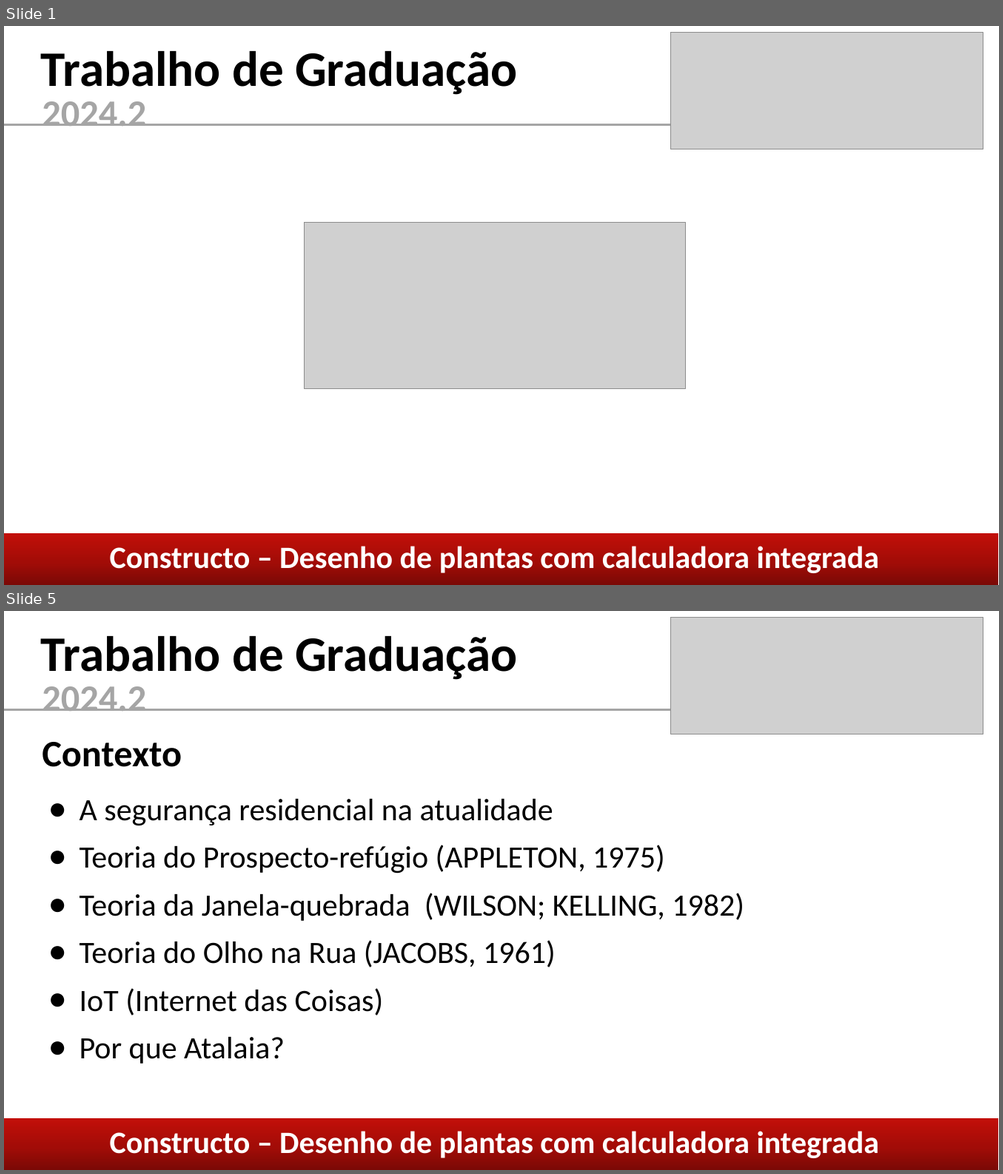
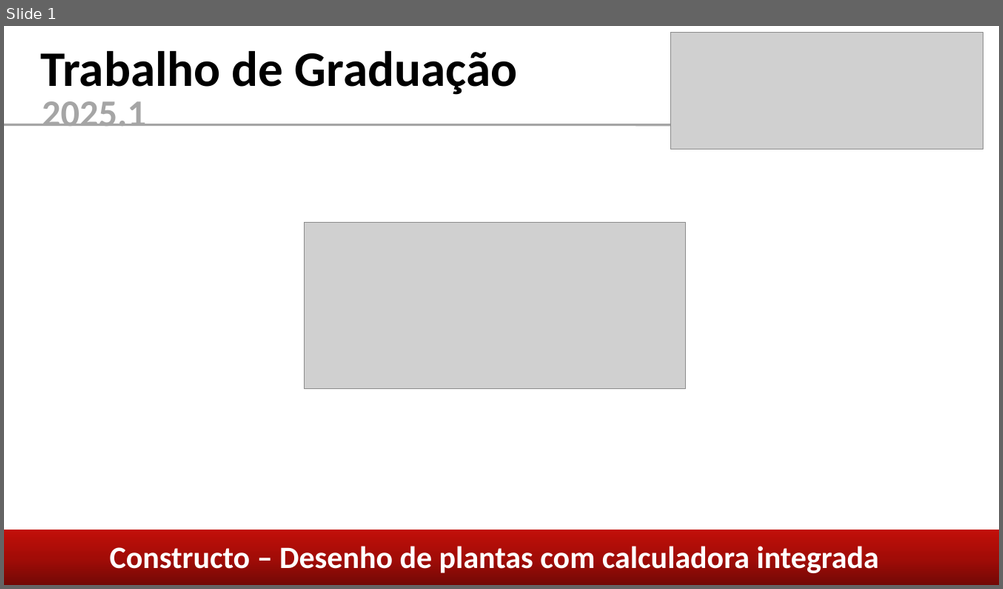
Before and after one commit to caiom4754/Constructo, a slide deck: coisas/Apresentação TG.pptx. Shown one above the other, each under a label of ours: slides 1 and 5 before the commit, slide 1 after it; the slides between them are not shown. The pictures are 1003x1174 and 1003x589 pixels, drawn with LibreOffice and Linux fonts; fonts in the diff are those of the drawing; grey boxes stand for pictures. Boxes give left, top, right and bottom in pixels: in the first picture for what was removed or moved away, otherwise in the second. Text is boxed around its words. In the diff, an @@ line names an element or a change of style, - is before the commit and + after.

```diff
--- a/coisas/Apresentação TG.pptx
+++ b/coisas/Apresentação TG.pptx
@@ slide 5 removed at bbox=[4, 611, 999, 1170], background #FFFFFF @@
@@ picture removed at bbox=[671, 618, 984, 734] @@
@@ text removed at bbox=[41, 636, 517, 680] @@
-Trabalho de Graduação
@@ text removed at bbox=[42, 686, 146, 711] @@
-2024.2
@@ line removed from (4, 710) to (708, 710) @@
@@ text removed at bbox=[42, 742, 182, 767] @@
-Contexto
@@ text removed at bbox=[79, 799, 744, 1064] @@
-● A segurança residencial na atualidade
-● Teoria do Prospecto-refúgio (APPLETON, 1975)
-● Teoria da Janela-quebrada (WILSON; KELLING, 1982)
-● Teoria do Olho na Rua (JACOBS, 1961)
-● IoT (Internet das Coisas)
-● Por que Atalaia?
@@ rectangle removed at bbox=[4, 1119, 998, 1170] @@
@@ text removed at bbox=[110, 1131, 879, 1159] @@
-Constructo – Desenho de plantas com calculadora integrada
@@ slide 1 changed as well @@
@@ text at bbox=[42, 101, 146, 126]: text changed @@
-2024.2
+2025.1
@@ rectangle: place and size @@
-rectangle at bbox=[4, 534, 998, 585]
+rectangle at bbox=[4, 530, 999, 585]
```
Also in this commit, not shown: 7 other slides changed, 5 slides added, 5 other slides removed, 3 other files.
